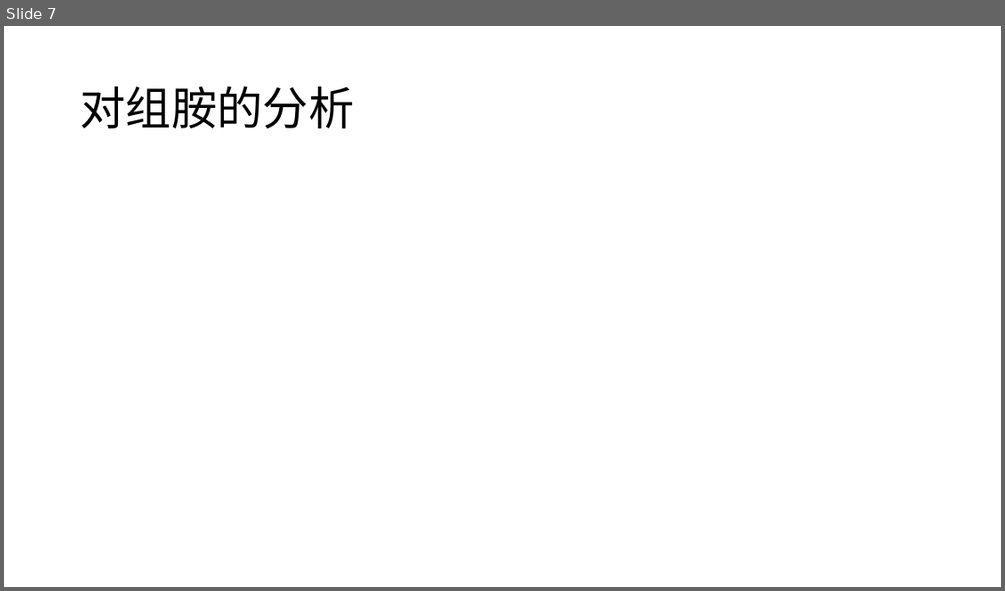
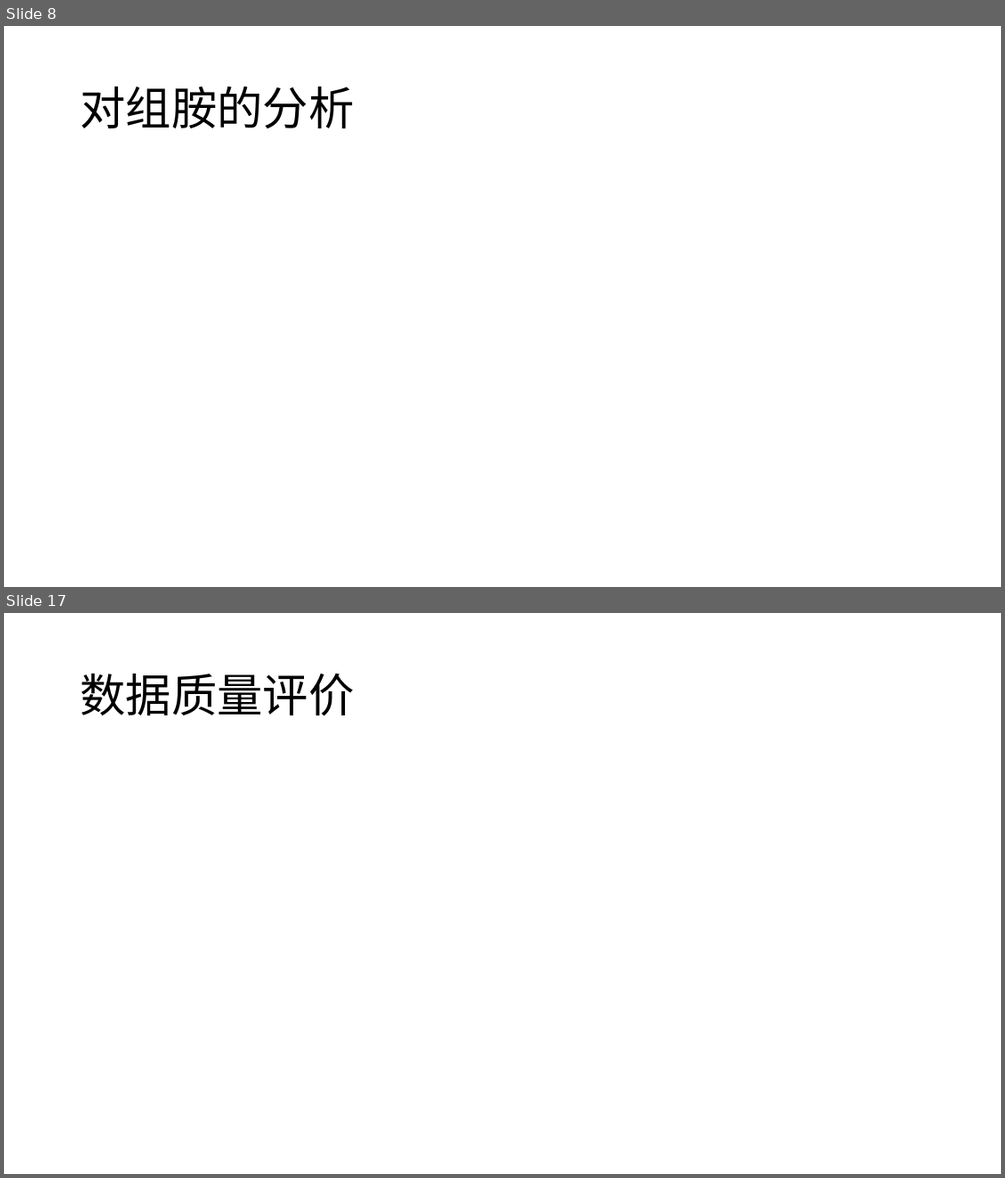
Before and after one commit to yuanjingsong/MCM_Homework, a slide deck: PreG21.pptx. Shown one above the other, each under a label of ours: slide 7 before the commit, slides 8 and 17 after it; the slides between them are not shown. The pictures are 1005x591 and 1005x1178 pixels, drawn with LibreOffice and Linux fonts; fonts in the diff are those of the drawing; grey boxes stand for pictures. Boxes give left, top, right and bottom in pixels: in the first picture for what was removed or moved away, otherwise in the second. Text is boxed around its words. In the diff, an @@ line names an element or a change of style, - is before the commit and + after.

```diff
--- a/PreG21.pptx
+++ b/PreG21.pptx
@@ slide 17 added at <box>4,613,1001,1174</box>, background #FFFFFF @@
@@ title added at <box>80,673,354,716</box>, 44 pt, text #000000 @@
+数据质量评价
@@ what was slide 7 is now slide 8 @@
```
Also in this commit, not shown: 3 slides changed, 16 other slides added, 2 other files.
